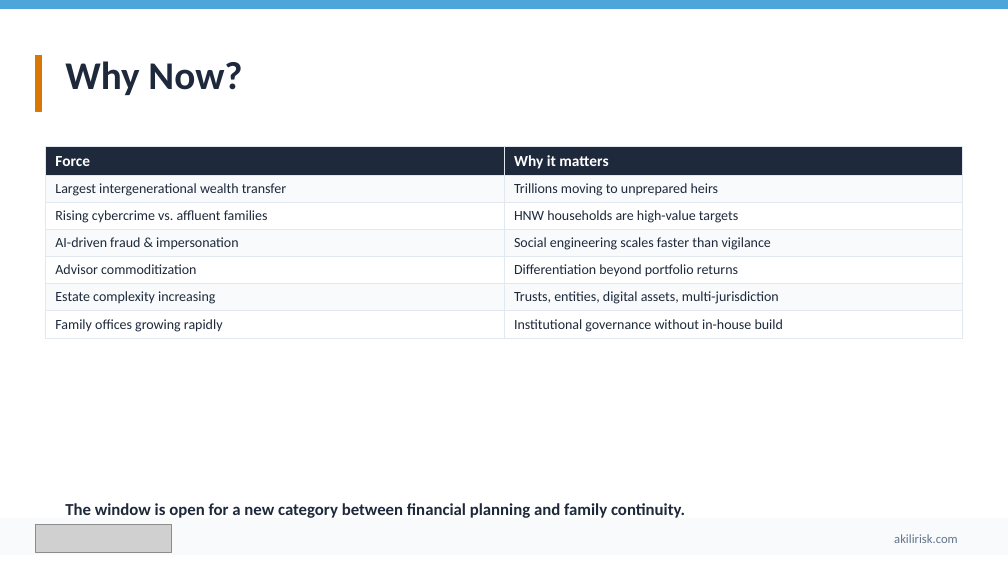
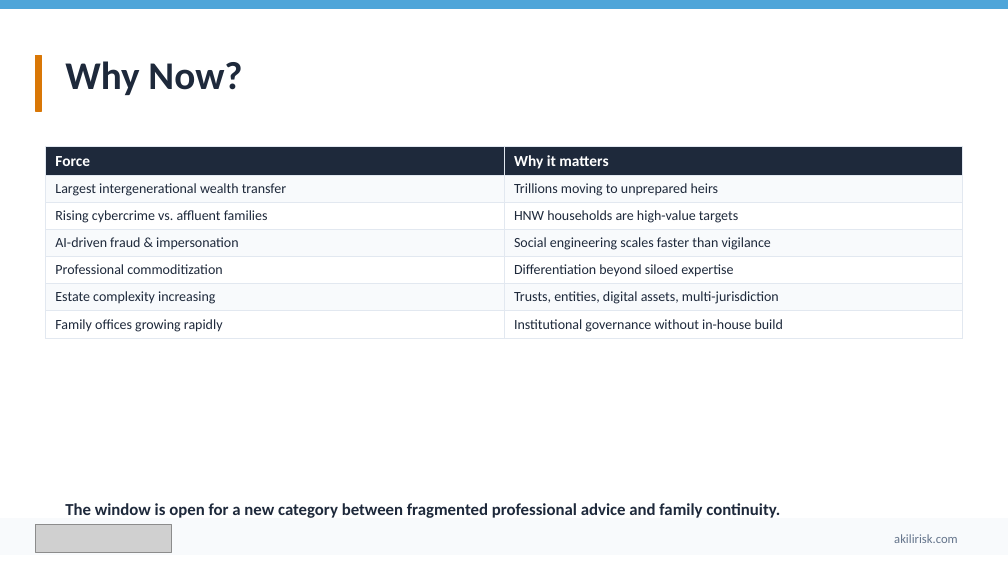
Before and after one commit to ebillyweb/AKILIRisk, a slide deck: slide 4 of docs/pitch-decks/Akili-Investor-Deck.pptx. Drawn at 1008x567 pixels with LibreOffice and Linux fonts; fonts in the diff are those of the drawing; grey boxes stand for pictures. Boxes give left, top, right and bottom in pixels: in the first picture for what was removed or moved away, otherwise in the second. Text is boxed around its words. In the diff, an @@ line names an element or a change of style, - is before the commit and + after.

Commit message:
refactor: update pitch deck content and positioning for professional firms
- Revised the pitch deck to emphasize AKILI as a governance intelligence platform for affluent families and the professional firms that serve them, rather than solely for wealth advisors.
- Updated key messaging across multiple slides to reflect a unified approach to family governance, highlighting the collaborative role of various professionals (CPAs, estate attorneys, etc.) in managing family risk.
- Enhanced descriptions of the product's features and benefits to align with the new positioning, ensuring clarity on the platform's value proposition for both families and professional firms.
- Adjusted the business model and market segmentation to better represent the diverse professional audience and their specific needs.
- Made corresponding updates to related documentation and outreach templates to maintain consistency in messaging.

```diff
--- a/docs/pitch-decks/Akili-Investor-Deck.pptx
+++ b/docs/pitch-decks/Akili-Investor-Deck.pptx
@@ table at (x1=45, y1=146, x2=963, y2=336) @@
-row 5, column 1: Advisor commoditization
+row 5, column 1: Professional commoditization
-row 5, column 2: Differentiation beyond portfolio returns
+row 5, column 2: Differentiation beyond siloed expertise
@@ text at (x1=65, y1=503, x2=780, y2=518): text changed @@
-The window is open for a new category between financial planning and family continuity.
+The window is open for a new category between fragmented professional advice and family continuity.
```
Also in this commit, not shown: 11 other slides changed, 19 other files.
